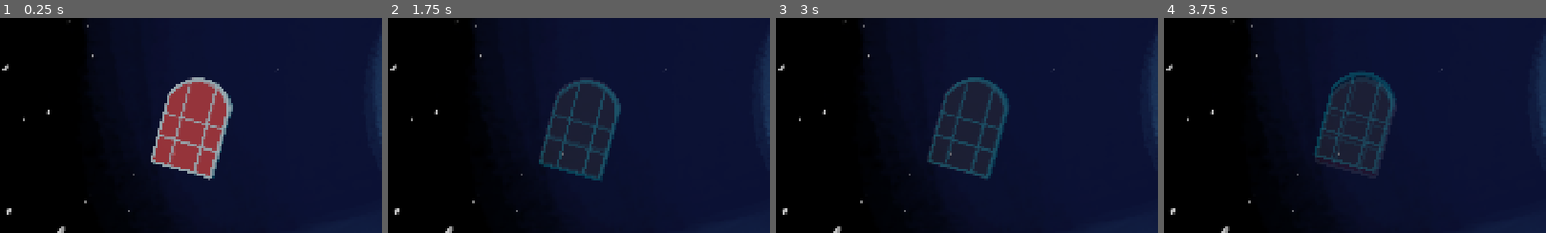
Above: before the commit, frames 1-4 (left to right).
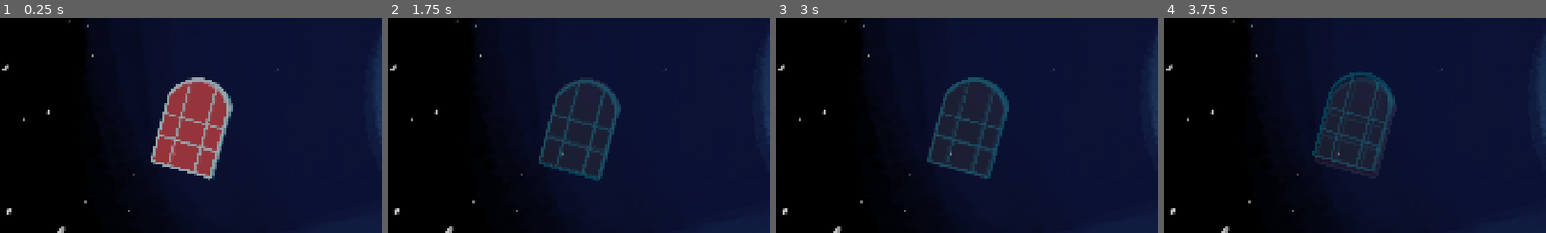
Above: after the commit, the same moments.

Repository: FlooferLand/timeloop-game
Game: Godot game, scene res://levels/init/init.tscn
The game is run twice, just before and just after one commit, with the same random seed, the same clock (stepped at 60 frames per second) and the same inputs. Before the commit the project starts from res://levels/title_screen/title_screen.tscn. Sound files missing from this copy of the repository are replaced by a short silence.
Inputs (mouse positions are % of the whole screen's width and height, from its top left):
- Up to frame 1 (0.25 s): no input
- Up to frame 2 (1.75 s): tap Enter at 0.5 s; move the mouse to (72, 45) at 0.52 s; hold Space (advance_dialog) 0.53-1.28 s; hold D (walk_right) from 0.53 s (still down); click (72, 45) at 0.67 s; move the mouse to (30, 55) at 1.27 s; tap Up (interact) at 1.35 s
- Up to frame 3 (3 s): move the mouse to (60, 28) at 2.02 s; release D (walk_right) at 2.03 s; hold A (walk_left) 2.03-2.78 s; hold Shift (sprint) 2.03-2.78 s; move the mouse to (45, 70) at 2.77 s; hold D (walk_right) from 2.78 s (still down); tap T at 2.85 s; click (45, 70) at 2.92 s
- Up to frame 4 (3.75 s): keep holding D (walk_right); move the mouse to (80, 65) at 3.52 s; hold Space (advance_dialog) from 3.53 s (still down)
The pictures show only the part of the screen within x 4-54%, y 50-100%; the shares and areas given below are measured in that part.

The runs differ from the first frame. In frame 1, less than 0.1% of the frame differs, in the area x 56-61%, y 36-72%; in frame 2, 0.6%; in frame 3, 0.5%; in frame 4, 0.7%, in the area x 38-61%, y 25-70%.

Commit message:
Forgot to set the init screen as default

Diff:
--- a/project.godot
+++ b/project.godot
@@ -13,7 +13,7 @@
 config/name="Time at the office"
 config/description="An alien stumbles across an office building that is stuck in a time loop"
 config/version="1.0.0"
-run/main_scene="uid://cu638cpwjak4k"
+run/main_scene="uid://b5pwoudleripi"
 config/features=PackedStringArray("4.5")
 boot_splash/bg_color=Color(0, 0, 0, 1)
 boot_splash/image="uid://0fbuntqttqsl"
